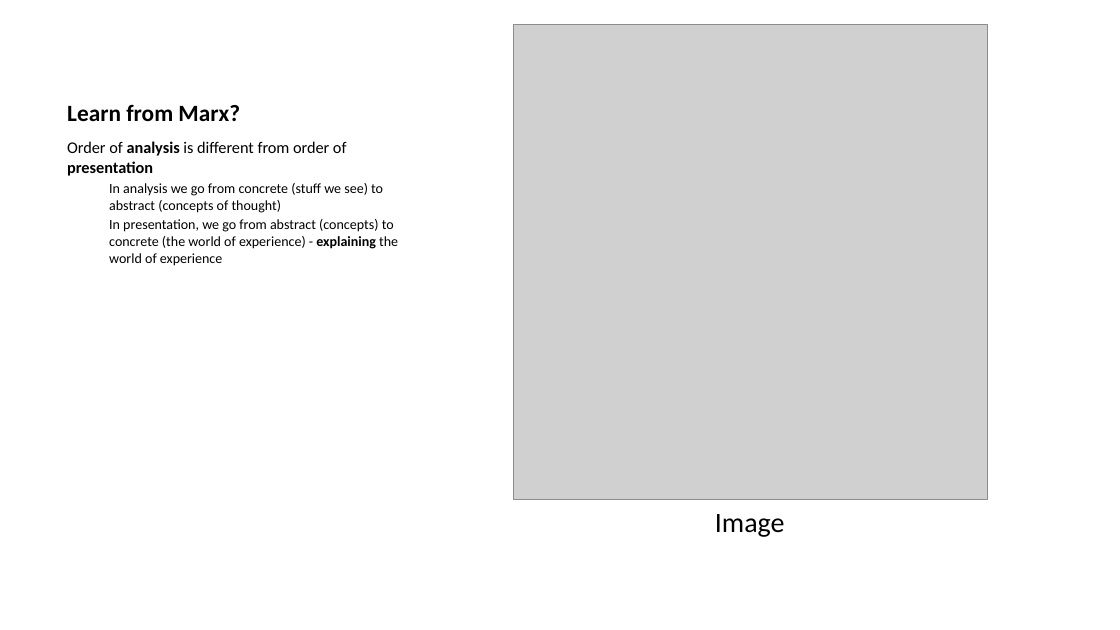
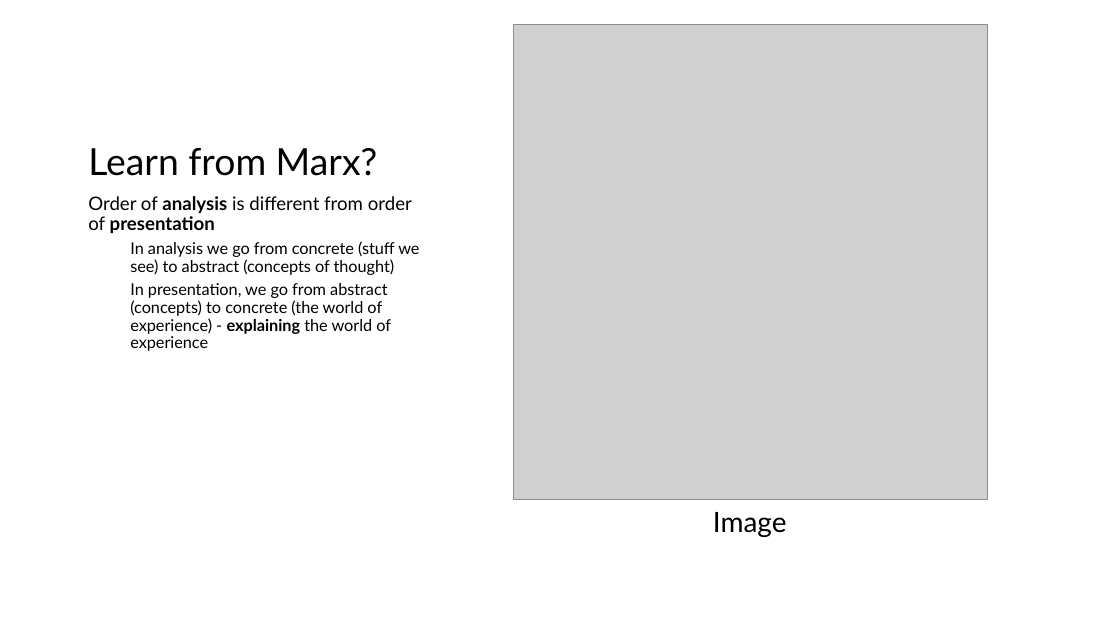
Before and after one commit to liammagee/night-owl, a slide deck: slide 12 of lectures/590-lecture-2.pptx. Drawn at 1120x630 pixels with LibreOffice and Linux fonts; fonts in the diff are those of the drawing; grey boxes stand for pictures. Boxes give left, top, right and bottom in pixels: in the first picture for what was removed or moved away, otherwise in the second. Text is boxed around its words. In the diff, an @@ line names an element or a change of style, - is before the commit and + after.

```diff
--- a/lectures/590-lecture-2.pptx
+++ b/lectures/590-lecture-2.pptx
@@ title "Learn from Marx?": place and size @@
-title "Learn from Marx?" at [67,104,240,121]
+title "Learn from Marx?" at [88,148,378,176]
@@ title "Learn from Marx?" at [88,148,378,176]: size 15 to 24 pt, font Calibri to Lato, bold off; line spacing 1 to 0.9 @@
@@ text "Order of analysis is different ...": place and size @@
-text "Order of analysis is different ..." at [67,141,398,266]
+text "Order of analysis is different ..." at [88,196,419,351]
@@ text "Order of analysis is different ..." at [88,196,419,351]: size 10.5 to 12 pt in "Order of analysis is different from order ..."; font Calibri to Lato; size 9 to 10.5 pt in "In analysis we go from concrete (stuff ...", "In presentation, we go from abstract (concepts) ..."; line spacing 1 to 0.9; more space between paragraphs @@
@@ text "Image" at [713,512,787,537]: font Calibri to Lato @@
```
Also in this commit, not shown: 31 other slides changed, 34 other files.
